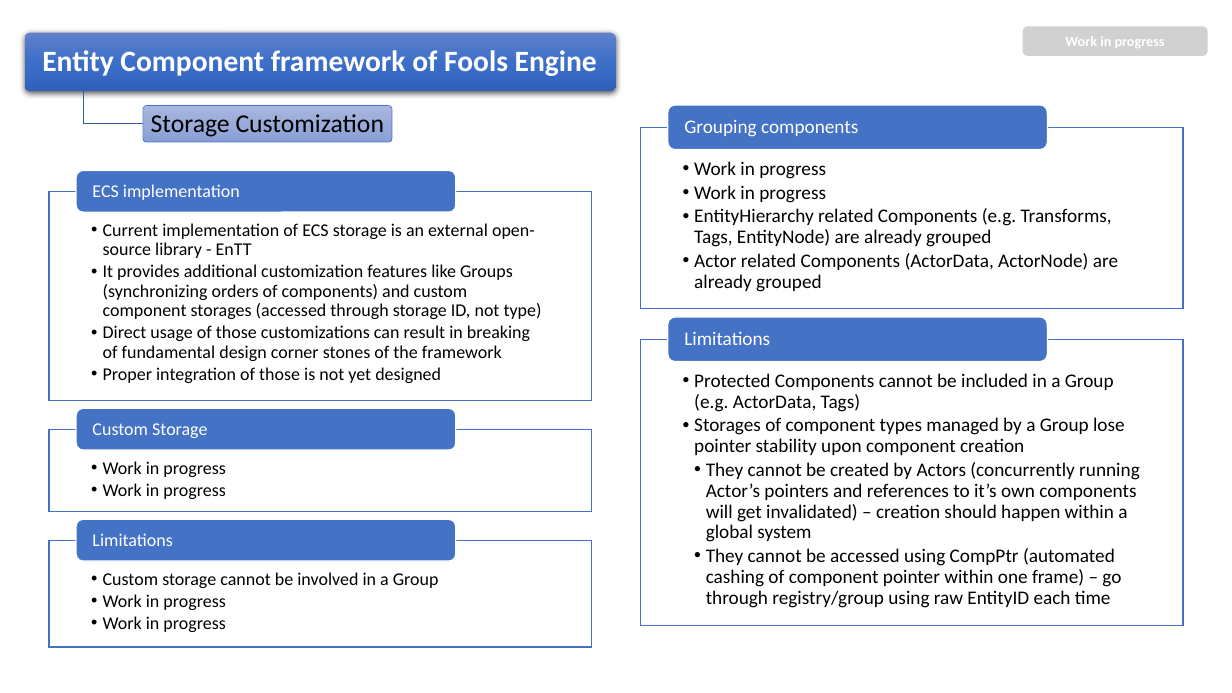
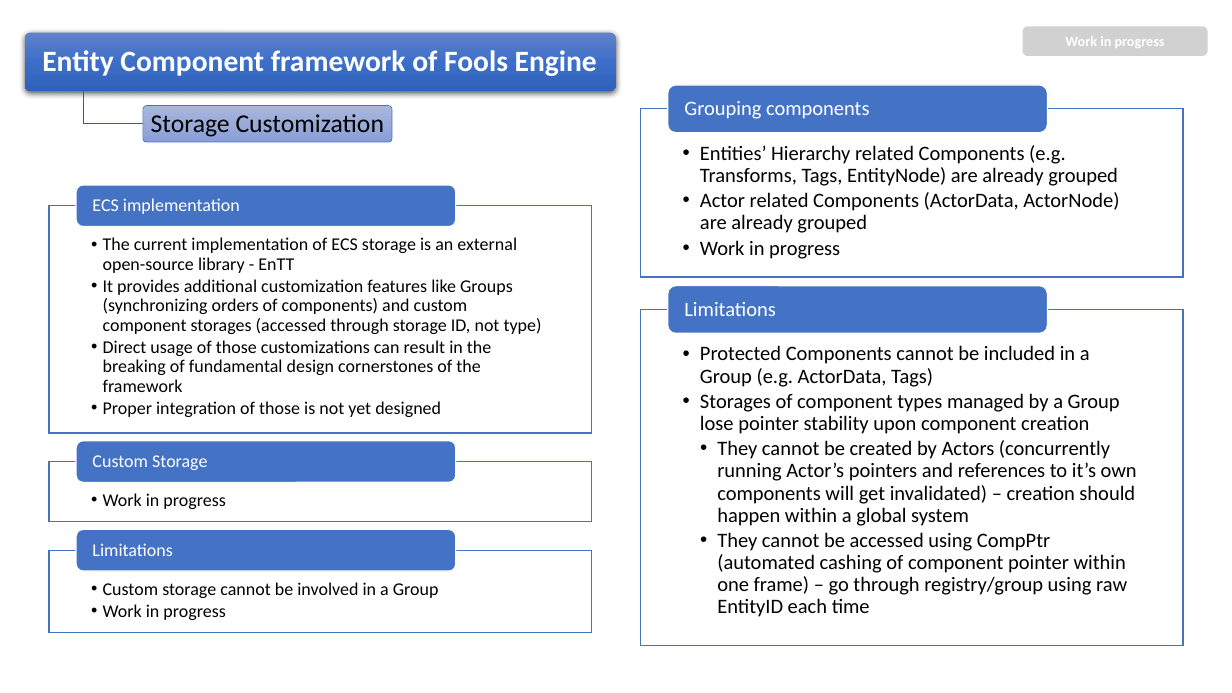
Before and after one commit to pawel-kaleta/FoolsEngine, a slide deck: slide 24 of Documentation/Entity Component Framework.pptx. Drawn at 1232x693 pixels with LibreOffice and Linux fonts; fonts in the diff are those of the drawing. Boxes give left, top, right and bottom in pixels: in the first picture for what was removed or moved away, otherwise in the second. Text is boxed around its words. In the diff, an @@ line names an element or a change of style, - is before the commit and + after.

```diff
--- a/Documentation/Entity Component Framework.pptx
+++ b/Documentation/Entity Component Framework.pptx
@@ rounded rectangle: place and size @@
-rounded rectangle at bbox=[668, 105, 1048, 150]
+rounded rectangle at bbox=[668, 85, 1048, 133]
@@ text "Grouping components": place and size @@
-text "Grouping components" at bbox=[684, 120, 858, 137]
+text "Grouping components" at bbox=[684, 101, 870, 119]
@@ text "Grouping components" at bbox=[684, 101, 870, 119]: size 15 to 16 pt @@
@@ text "Entities’ Hierarchy related Components (e.g. ...": place and size @@
-text "Entities’ Hierarchy related Components (e.g. ..." at bbox=[694, 161, 1118, 292]
+text "Entities’ Hierarchy related Components (e.g. ..." at bbox=[700, 145, 1119, 259]
@@ rectangle: place and size @@
-rectangle at bbox=[640, 128, 1183, 309]
+rectangle at bbox=[640, 109, 1183, 277]
@@ text at bbox=[700, 145, 1119, 233]: paragraphs added @@
+  • Entities’ Hierarchy related Components (e.g. Transforms, Tags, EntityNode) are already grouped
+  • Actor related Components (ActorData, ActorNode) are already grouped
@@ text "The current implementation of ECS ...": place and size @@
-text "The current implementation of ECS ..." at bbox=[103, 223, 542, 383]
+text "The current implementation of ECS ..." at bbox=[103, 237, 542, 417]
@@ rectangle: place and size @@
-rectangle at bbox=[49, 191, 592, 401]
+rectangle at bbox=[49, 206, 592, 433]
@@ rounded rectangle: place and size @@
-rounded rectangle at bbox=[76, 170, 456, 212]
+rounded rectangle at bbox=[76, 185, 456, 226]
@@ text "ECS implementation": place and size @@
-text "ECS implementation" at bbox=[92, 184, 240, 200]
+text "ECS implementation" at bbox=[92, 198, 240, 214]
@@ text at bbox=[694, 185, 1118, 292]: paragraphs removed @@
-  • Work in progress
-  • EntityHierarchy related Components (e.g. Transforms, Tags, EntityNode) are already grouped
-  • Actor related Components (ActorData, ActorNode) are already grouped
@@ text at bbox=[103, 237, 517, 273]: text changed @@
-  • Current implementation of ECS storage is an external open-source library - EnTT
+  • The current implementation of ECS storage is an external open-source library - EnTT
@@ text at bbox=[700, 240, 840, 259]: size 15 to 16 pt in "Work in progress"; indent changed @@
@@ rounded rectangle: place and size @@
-rounded rectangle at bbox=[668, 317, 1048, 361]
+rounded rectangle at bbox=[668, 286, 1048, 334]
@@ text "Limitations" at bbox=[684, 302, 776, 316]: size 15 to 16 pt @@
@@ text "Limitations": place and size @@
-text "Limitations" at bbox=[684, 331, 770, 345]
+text "Limitations" at bbox=[684, 302, 776, 316]
@@ text "Protected Components cannot be included ...": place and size @@
-text "Protected Components cannot be included ..." at bbox=[694, 373, 1140, 608]
+text "Protected Components cannot be included ..." at bbox=[700, 345, 1137, 617]
@@ text "Protected Components cannot be included ..." at bbox=[700, 345, 1137, 617]: size 15 to 16 pt; indent changed @@
@@ rectangle: place and size @@
-rectangle at bbox=[640, 339, 1183, 626]
+rectangle at bbox=[640, 310, 1183, 646]
@@ text at bbox=[103, 340, 491, 392]: text changed @@
-  • Direct usage of those customizations can result in breaking of fundamental design corner stones of the framework
+  • Direct usage of those customizations can result in the breaking of fundamental design cornerstones of the framework
@@ rounded rectangle: place and size @@
-rounded rectangle at bbox=[76, 409, 456, 450]
+rounded rectangle at bbox=[76, 441, 456, 482]
@@ text "Custom Storage": place and size @@
-text "Custom Storage" at bbox=[92, 423, 207, 438]
+text "Custom Storage" at bbox=[92, 455, 207, 470]
@@ rectangle: place and size @@
-rectangle at bbox=[49, 430, 592, 512]
+rectangle at bbox=[49, 462, 592, 522]
@@ text "Work in progress": place and size @@
-text "Work in progress" at bbox=[103, 461, 225, 499]
+text "Work in progress" at bbox=[103, 493, 225, 509]
@@ text at bbox=[103, 483, 225, 499]: paragraph removed @@
-  • Work in progress
@@ rounded rectangle: place and size @@
-rounded rectangle at bbox=[76, 519, 456, 561]
+rounded rectangle at bbox=[76, 530, 456, 571]
@@ text "Limitations": place and size @@
-text "Limitations" at bbox=[92, 533, 172, 546]
+text "Limitations" at bbox=[92, 543, 172, 556]
@@ text "Custom storage cannot be involved ...": place and size @@
-text "Custom storage cannot be involved ..." at bbox=[103, 572, 439, 632]
+text "Custom storage cannot be involved ..." at bbox=[103, 582, 439, 620]
@@ rectangle: place and size @@
-rectangle at bbox=[49, 541, 592, 648]
+rectangle at bbox=[49, 551, 592, 633]
@@ text at bbox=[103, 616, 225, 632]: paragraph removed @@
-  • Work in progress
```
Also in this commit, not shown: 4 other slides changed, 13 other files.
